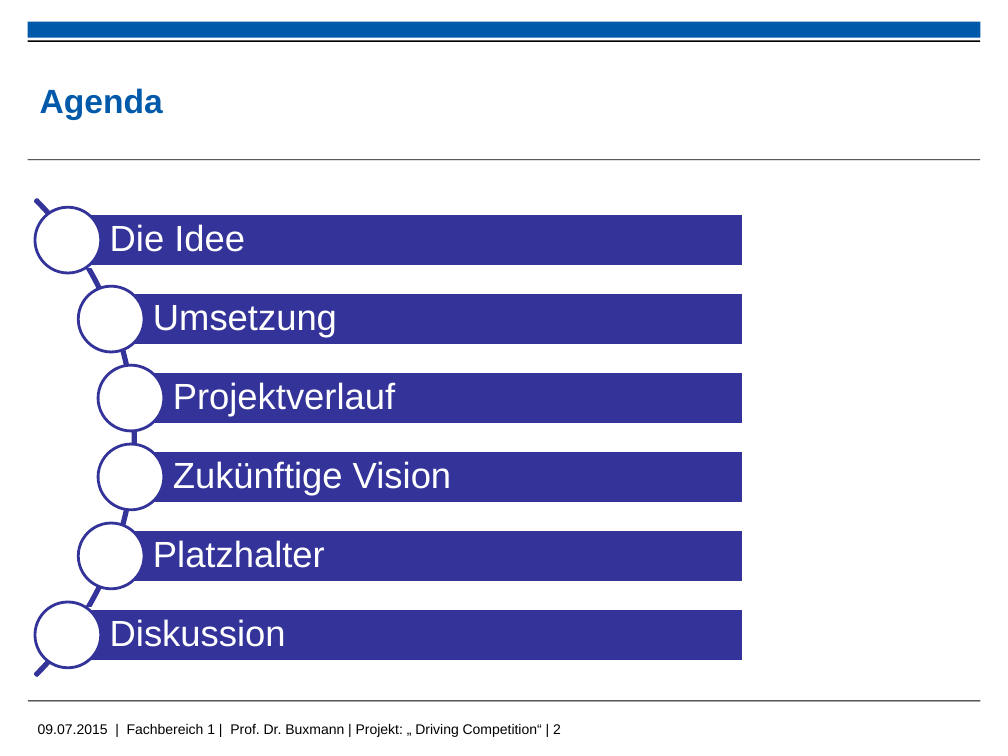
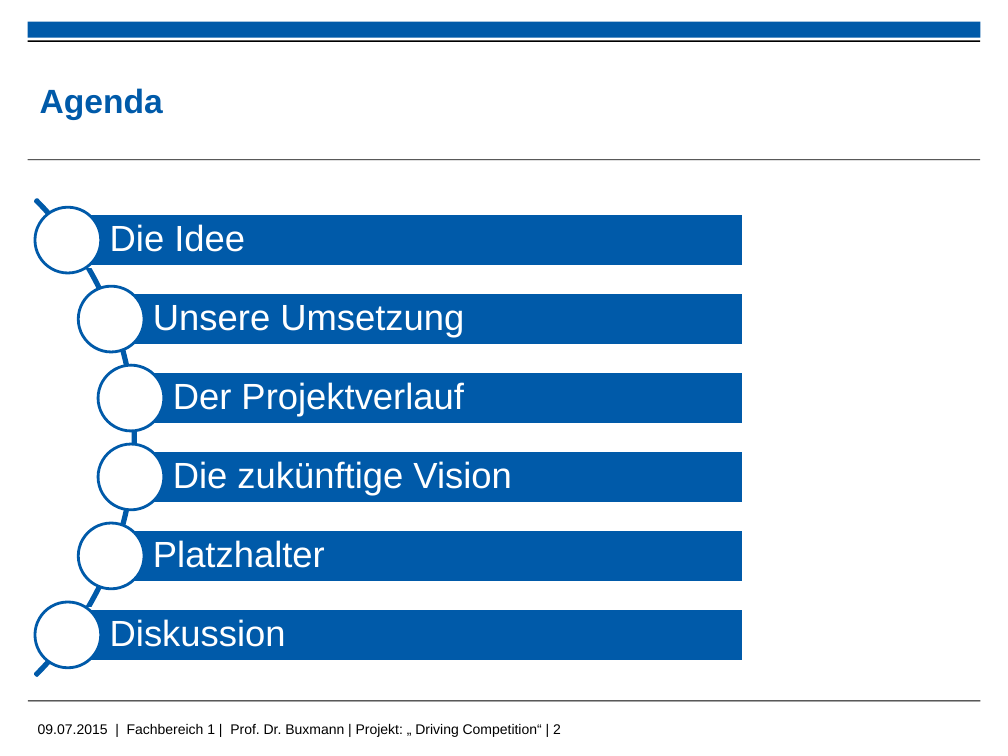
Before and after one commit to kolhagen/drivingcompetition, a slide deck: slide 2 of Big Data - Driving Compitiion.pptx. Drawn at 1008x756 pixels with LibreOffice and Linux fonts; fonts in the diff are those of the drawing; background and template pictures are left out. Boxes give left, top, right and bottom in pixels: in the first picture for what was removed or moved away, otherwise in the second. Text is boxed around its words. In the diff, an @@ line names an element or a change of style, - is before the commit and + after.

```diff
--- a/Big Data - Driving Compitiion.pptx
+++ b/Big Data - Driving Compitiion.pptx
@@ arch (boxed as its full ring) at bbox=[0, 101, 136, 756]: fill none to #005AA9; outline #333399 2 pt to #005AA9 2 pt @@
@@ text at bbox=[153, 305, 464, 338]: text changed @@
-Umsetzung
+Unsere Umsetzung
@@ text at bbox=[173, 382, 463, 417]: text changed @@
-Projektverlauf
+Der Projektverlauf
@@ text at bbox=[173, 461, 512, 496]: text changed @@
-Zukünftige Vision
+Die zukünftige Vision
@@ fill #333399 to #005AA9 in 6 elements at bbox=[68, 214, 743, 266], bbox=[131, 372, 743, 424], bbox=[131, 451, 743, 503], bbox=[68, 609, 743, 661], bbox=[111, 292, 743, 345], bbox=[111, 529, 743, 582] @@
@@ outline #333399 2 pt to #005AA9 2 pt in 6 elements at bbox=[35, 208, 101, 273], bbox=[79, 286, 144, 352], bbox=[98, 365, 163, 430], bbox=[98, 445, 163, 510], bbox=[79, 523, 144, 589], bbox=[35, 602, 101, 667] @@
```
Also in this commit, not shown: 8 other slides changed, 1 other file.
